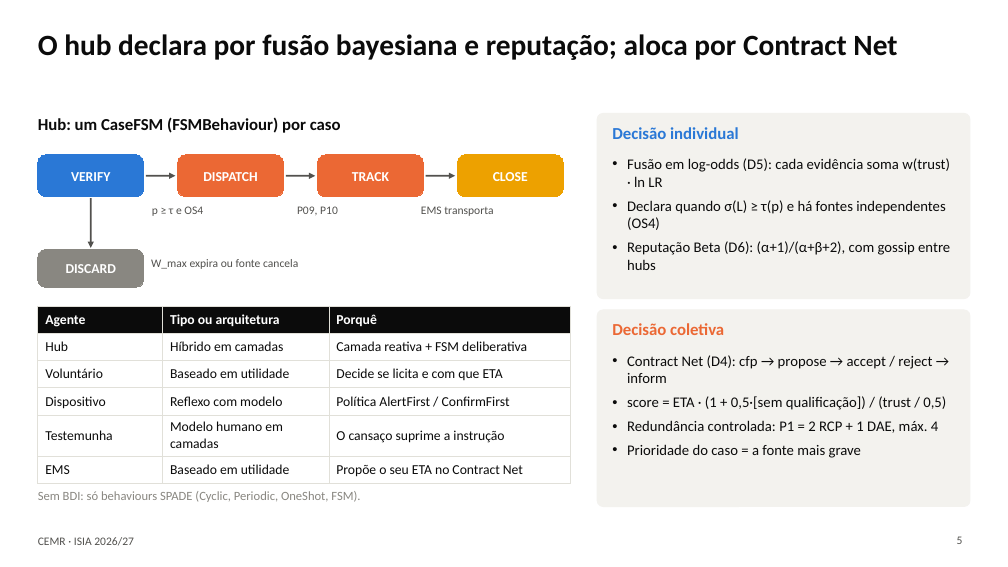
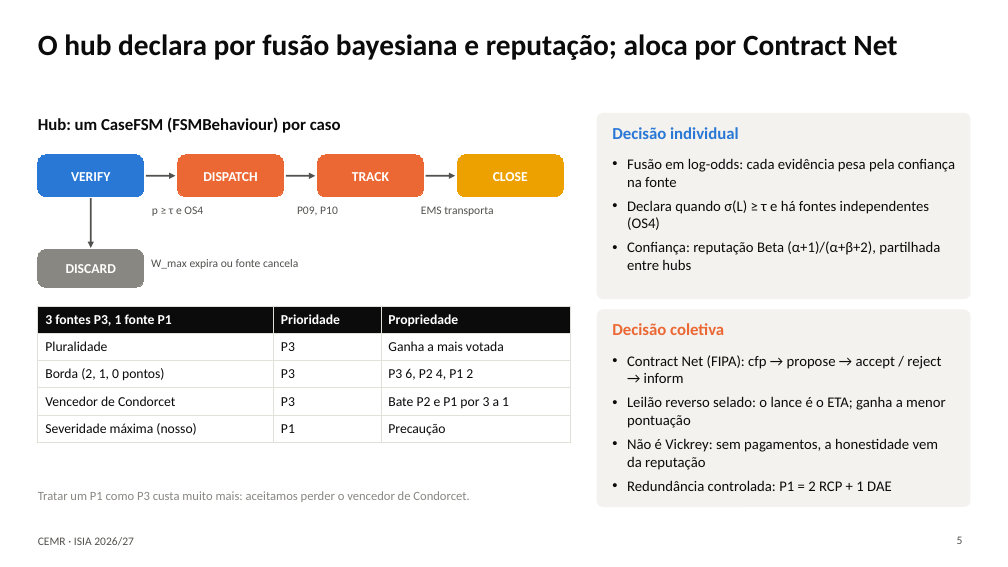
Before and after one commit to rodrigoilde/fcup-isia, a slide deck: slide 5 of slides/apresentacao.pptx. Drawn at 1008x567 pixels with LibreOffice and Linux fonts; fonts in the diff are those of the drawing. Boxes give left, top, right and bottom in pixels: in the first picture for what was removed or moved away, otherwise in the second. Text is boxed around its words. In the diff, an @@ line names an element or a change of style, - is before the commit and + after.

Commit message:
Simplifica os slides 2, 3, 5 e 6 e acrescenta os conceitos de decisão coletiva

```diff
--- a/slides/apresentacao.pptx
+++ b/slides/apresentacao.pptx
@@ text at [627, 200, 940, 270]: text changed @@
-• Fusão em log-odds (D5): cada evidência soma w(trust) · ln LR
-• Declara quando σ(L) ≥ τ(p) e há fontes independentes (OS4)
-• Reputação Beta (D6): (α+1)/(α+β+2), com gossip entre hubs
+• Fusão em log-odds: cada evidência pesa pela confiança na fonte
+• Declara quando σ(L) ≥ τ e há fontes independentes (OS4)
+• Confiança: reputação Beta (α+1)/(α+β+2), partilhada entre hubs
@@ table at [38, 306, 571, 440] @@
-row 1: Agente | Tipo ou arquitetura | Porquê
-row 2: Hub | Híbrido em camadas | Camada reativa + FSM deliberativa
-row 3: Voluntário | Baseado em utilidade | Decide se licita e com que ETA
-row 4: Dispositivo | Reflexo com modelo | Política AlertFirst / ConfirmFirst
-row 5: Testemunha | Modelo humano em camadas | O cansaço suprime a instrução
-row 6: EMS | Baseado em utilidade | Propõe o seu ETA no Contract Net
+row 1: 3 fontes P3, 1 fonte P1 | Prioridade | Propriedade
+row 2: Pluralidade | P3 | Ganha a mais votada
+row 3: Borda (2, 1, 0 pontos) | P3 | P3 6, P2 4, P1 2
+row 4: Vencedor de Condorcet | P3 | Bate P2 e P1 por 3 a 1
+row 5: Severidade máxima (nosso) | P1 | Precaução
@@ text at [627, 355, 946, 491]: text changed @@
-• Contract Net (D4): cfp → propose → accept / reject → inform
-• score = ETA · (1 + 0,5·[sem qualificação]) / (trust / 0,5)
-• Redundância controlada: P1 = 2 RCP + 1 DAE, máx. 4
-• Prioridade do caso = a fonte mais grave
+• Contract Net (FIPA): cfp → propose → accept / reject → inform
+• Leilão reverso selado: o lance é o ETA; ganha a menor pontuação
+• Não é Vickrey: sem pagamentos, a honestidade vem da reputação
+• Redundância controlada: P1 = 2 RCP + 1 DAE
@@ text at [38, 491, 469, 502]: text changed @@
-Sem BDI: só behaviours SPADE (Cyclic, Periodic, OneShot, FSM).
+Tratar um P1 como P3 custa muito mais: aceitamos perder o vencedor de Condorcet.
```
Also in this commit, not shown: 3 other slides changed, 2 other files.
